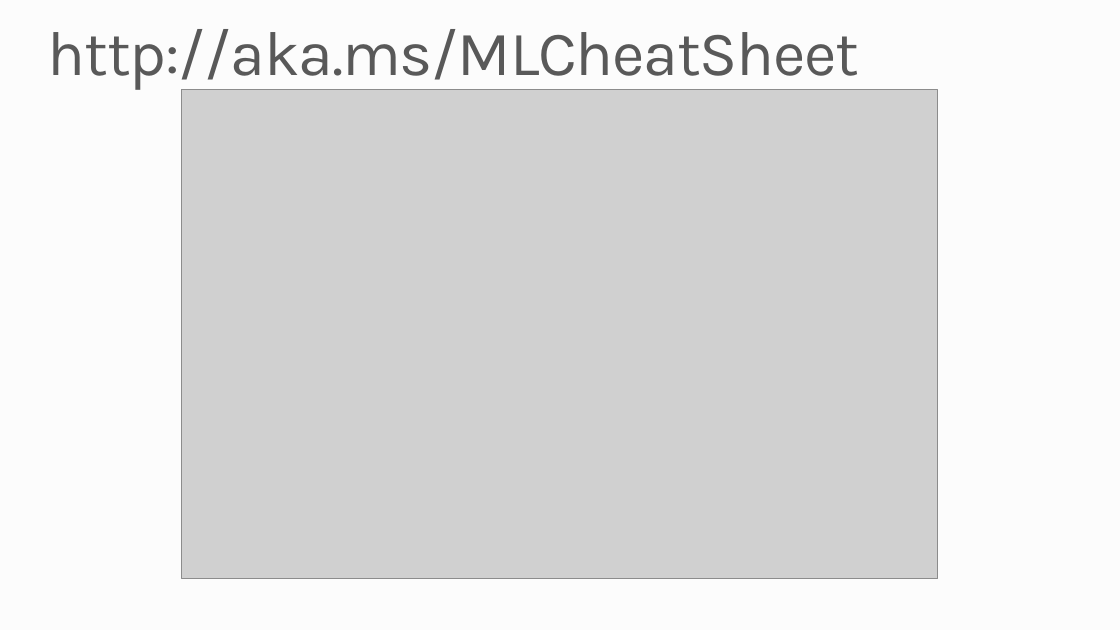
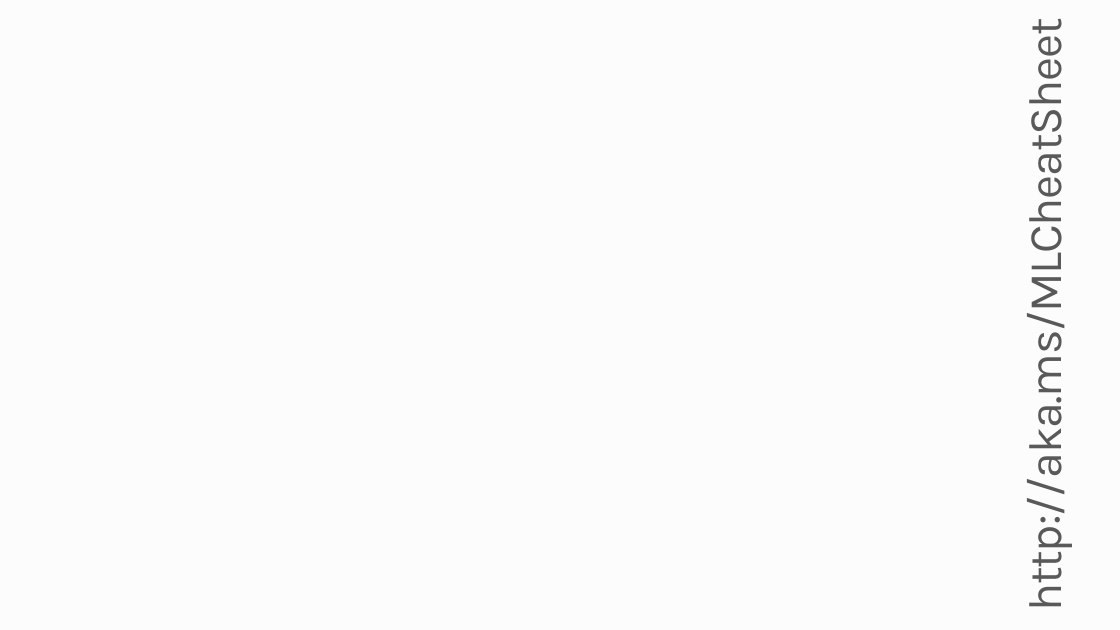
Before and after one commit to MSRConnections/Azure-training-course, a slide deck: slide 8 of Content/Machine Learning/Machine Learning.pptx. Drawn at 1120x630 pixels with LibreOffice and Linux fonts; fonts in the diff are those of the drawing; grey boxes stand for pictures; background and template pictures are left out. Boxes give left, top, right and bottom in pixels: in the first picture for what was removed or moved away, otherwise in the second. Text is boxed around its words. In the diff, an @@ line names an element or a change of style, - is before the commit and + after.

```diff
--- a/Content/Machine Learning/Machine Learning.pptx
+++ b/Content/Machine Learning/Machine Learning.pptx
@@ title "http://aka.ms/MLCheatSheet": place and size @@
-title "http://aka.ms/MLCheatSheet" at (48,29,860,90)
+title "http://aka.ms/MLCheatSheet" at (1013,77,1074,592)
@@ title "http://aka.ms/MLCheatSheet" at (1013,77,1074,592): size 54 to 40 pt; alignment left to centre; rotation 0 to 270 degrees @@
@@ picture removed at (182,90,939,579) @@
```
Also in this commit, not shown: 4 other slides changed, 3 slides added, 3 slides removed, 30 other files.
